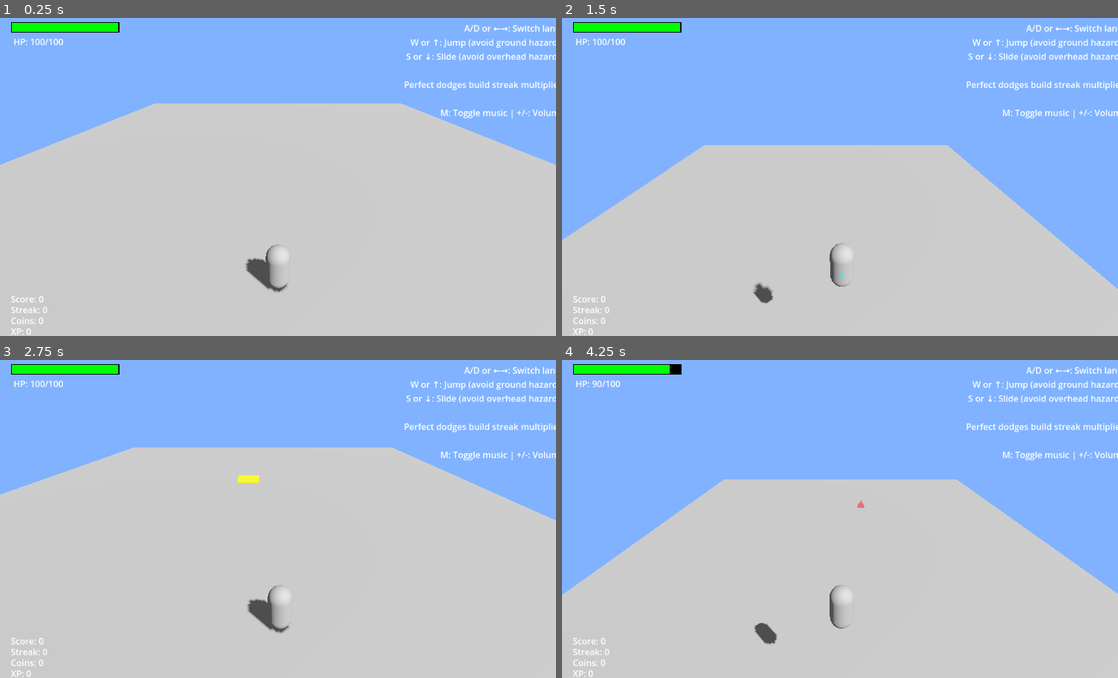
Above: before the commit, frames 1-4 (two rows, left to right).
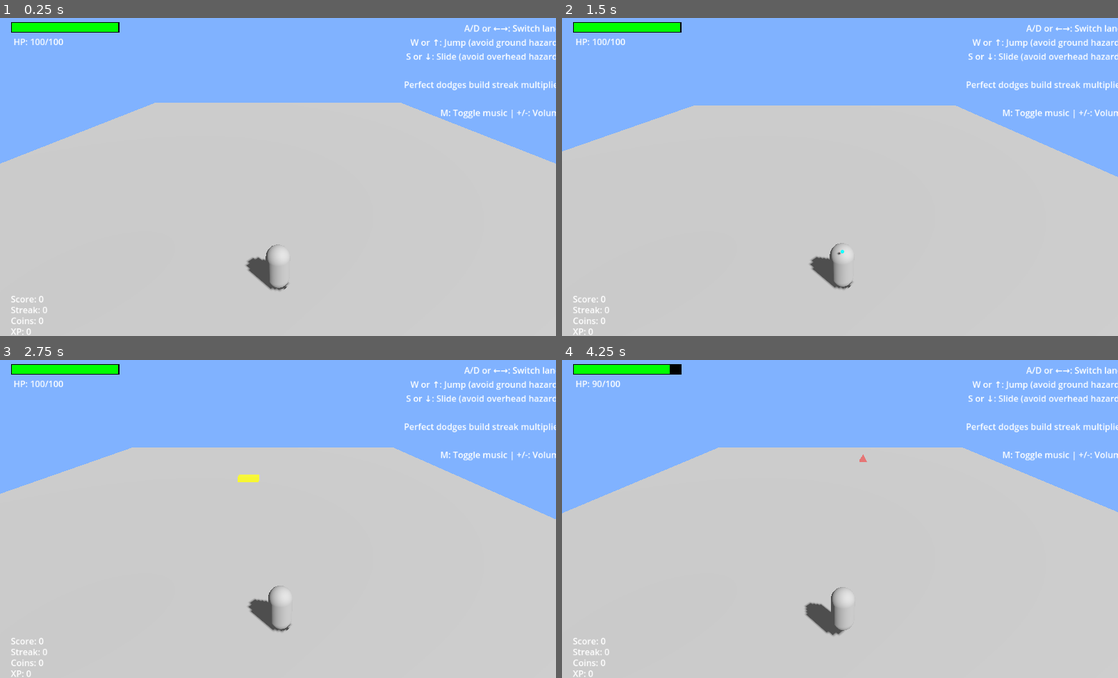
Above: after the commit, the same moments.

Repository: pnixon/godot-endless-runner-3d
Game: Godot game, scene res://Main3D.tscn
The game is run twice, just before and just after one commit, with the same random seed, the same clock (stepped at 60 frames per second) and the same inputs. Sound files missing from this copy of the repository are replaced by a short silence.
Inputs:
- Up to frame 1 (0.25 s): no input
- Up to frame 2 (1.5 s): tap Enter at 0.5 s; hold D (move_right) 0.53-1.28 s; hold Shift (slide) 0.53-1.28 s; tap Space (hop) at 0.77 s; hold S (move_backward) from 1.28 s (still down); tap E (attack) at 1.35 s
- Up to frame 3 (2.75 s): tap Space (hop) at 1.52 s; tap Shift (slide) at 1.55 s; release S (move_backward) at 2.03 s; hold D (move_right) from 2.03 s (still down); hold Shift (slide) from 2.03 s (still down)
- Up to frame 4 (4.25 s): release D (move_right) at 2.78 s; release Shift (slide) at 2.78 s; hold W (move_forward) 2.78-3.53 s; tap H at 2.85 s; tap Space (hop) at 3.02, 3.77 s; tap Shift (slide) at 3.05 s; hold A (move_left) from 3.53 s (still down); hold Shift (slide) from 3.53 s (still down); tap T at 3.6 s

The runs differ from the first frame. In frame 1, 0.3% of the frame differs, in the area x 0-100%, y 26-87%; in frame 2, 19%, in the area x 0-100%, y 27-90%; in frame 3, 0.2%; in frame 4, 15%.

Commit message:
Fix collision detection and make jumps ultra-snappy
Collision Detection Fixes:
- Made player collision shape much smaller (0.8x1.8x0.8)
- Made hazard collision shapes more precise (70% width, max 0.8)
- Added lane-based collision validation to prevent cross-lane hits
- Only process collisions when hazard and player are in same lane
- Added detailed collision debugging with position logging

Jump Physics Overhaul:
- Reduced jump velocity from 18.0 to 16.0 for shorter jumps
- Increased gravity from 2x to 3.5x default for ultra-fast falling
- Increased falling gravity multiplier from 1.5x to 2.5x
- Reduced jump duration from 0.5s to 0.3s
- Added heavy gravity even when going up (1.8x multiplier)
- Added falling speed cap (-50.0) to prevent floor clipping

Result:
- No more false collision hits from adjacent lanes
- Jumps are now ultra-responsive with quick up/down motion
- Much more precise lane-based gameplay

Diff:
--- a/EnhancedObstacle3D.gd
+++ b/EnhancedObstacle3D.gd
@@ -99,10 +99,18 @@
 
 	mesh_instance.material_override = telegraph_material
 
-	# Set up collision shape
+	# Set up collision shape - MUCH MORE PRECISE for lane-based gameplay
 	var shape = BoxShape3D.new()
-	shape.size = Vector3(hazard_data.size.x, hazard_data.size.y, 1.0)  # Convert 2D size to 3D
+	# Make collision shapes smaller and more precise
+	var precise_size = Vector3(
+		min(hazard_data.size.x * 0.7, 0.8),  # Narrower width, max 0.8
+		hazard_data.size.y * 0.8,            # Slightly shorter height
+		0.8                                   # Consistent depth
+	)
+	shape.size = precise_size
 	collision_shape.shape = shape
+
+	print("Hazard collision size: ", precise_size, " at position: ", position)
 
 	# Set telegraph timer
 	telegraph_timer = hazard_data.telegraph_time
--- a/Main3D.tscn
+++ b/Main3D.tscn
@@ -4,7 +4,7 @@
 [ext_resource type="Script" path="res://Player3D.gd" id="2"]
 
 [sub_resource type="BoxShape3D" id="BoxShape3D_1"]
-size = Vector3(1, 2, 1)
+size = Vector3(0.8, 1.8, 0.8)
 
 [sub_resource type="CapsuleMesh" id="CapsuleMesh_1"]
 radius = 0.5
--- a/Player3D.gd
+++ b/Player3D.gd
@@ -7,9 +7,9 @@
 signal coin_collected
 signal xp_collected
 
-# 3D Movement constants - CRUNCHY SETTINGS
+# 3D Movement constants - ULTRA-CRUNCHY SETTINGS
 const SPEED = 12.0  # Faster base speed
-const JUMP_VELOCITY = 18.0  # Higher initial jump velocity
+const JUMP_VELOCITY = 16.0  # Reduced for quicker, less floaty jumps
 const SLIDE_VELOCITY = -12.0  # Faster slide
 
 # Lane positions (X coordinates)
@@ -27,8 +27,8 @@
 var is_sliding = false
 var jump_timer = 0.0
 var slide_timer = 0.0
-const JUMP_DURATION = 0.5  # Shorter jump duration for snappier feel
-const SLIDE_DURATION = 0.4  # Shorter slide for snappier feel
+const JUMP_DURATION = 0.3  # Much shorter jump duration for ultra-snappy feel
+const SLIDE_DURATION = 0.3  # Shorter slide for snappier feel
 
 # Movement smoothing - CRUNCHY SETTINGS
 var movement_speed = 35.0  # Much faster lateral movement
@@ -60,9 +60,10 @@
 var detection_area: Area3D
 var detection_shape: CollisionShape3D
 
-# Get gravity from the project settings and enhance it for crunchier jumps
-var gravity = ProjectSettings.get_setting("physics/3d/default_gravity") * 2.0  # Double gravity for less floaty feel
-var jump_gravity_multiplier = 1.5  # Extra gravity when falling from jump
+# Get gravity from the project settings and enhance it for ultra-crunchy jumps
+var gravity = ProjectSettings.get_setting("physics/3d/default_gravity") * 3.5  # Much higher gravity
+var jump_gravity_multiplier = 2.5  # Heavy extra gravity when falling from jump
+var coyote_time = 0.1  # Brief moment to still jump after leaving ground
 
 func _ready():
 	add_to_group("player")
@@ -89,14 +90,14 @@
 	# Connect the area detection signal
 	detection_area.area_entered.connect(_on_hazard_area_entered)
 
-	# Set up collision shape
+	# Set up collision shape - MUCH MORE PRECISE for lane-based gameplay
 	var shape = BoxShape3D.new()
-	shape.size = Vector3(1.0, 2.0, 1.0)
+	shape.size = Vector3(0.8, 1.8, 0.8)  # Smaller, more precise collision
 	$CollisionShape3D.shape = shape
 
-	# Use the same shape for detection area
+	# Detection area should be even more precise - only detect in same lane
 	var detection_shape_resource = BoxShape3D.new()
-	detection_shape_resource.size = Vector3(1.2, 2.2, 1.2)  # Slightly larger
+	detection_shape_resource.size = Vector3(0.9, 1.9, 0.9)  # Just slightly larger than player
 	detection_shape.shape = detection_shape_resource
 
 	# Create stamina bar
@@ -232,10 +233,13 @@
 	print("========================")
 
 func _physics_process(delta):
-	# Handle enhanced gravity for crunchy jumps
+	# Handle ULTRA-enhanced gravity for non-floaty jumps
 	if not is_on_floor():
-		var gravity_multiplier = jump_gravity_multiplier if velocity.y < 0 else 1.0
+		var gravity_multiplier = jump_gravity_multiplier if velocity.y < 0 else 1.8  # Heavy gravity even going up
 		velocity.y -= gravity * gravity_multiplier * delta
+
+		# Cap falling speed to prevent going through floor
+		velocity.y = max(velocity.y, -50.0)
 
 	# Update timers
 	movement_cooldown -= delta
@@ -536,6 +540,28 @@
 	print("Area name: ", area.name)
 	print("Player health before: ", current_health, "/", MAX_HEALTH)
 
+	# LANE-BASED COLLISION VALIDATION
+	# Check if hazard is actually in the same lane as player
+	var hazard_position = area.global_position
+	var player_position = global_position
+
+	# Calculate which lane the hazard is in
+	var hazard_lane = -1
+	var min_distance = 999.0
+	for i in range(LANE_POSITIONS.size()):
+		var distance = abs(hazard_position.x - LANE_POSITIONS[i])
+		if distance < min_distance:
+			min_distance = distance
+			hazard_lane = i
+
+	# Only process collision if hazard is in same lane as player
+	if hazard_lane != current_lane:
+		print("COLLISION IGNORED - Hazard in lane ", hazard_lane, " but player in lane ", current_lane)
+		print("Hazard X: ", hazard_position.x, " Player X: ", player_position.x)
+		return
+
+	print("VALID COLLISION - Both in lane ", current_lane)
+
 	# Handle different types of obstacles/pickups
 	if area.has_method("get_hazard_type"):
 		var hazard_type = area.get_hazard_type()
Not shown, added: CRUNCHINESS_IMPROVEMENTS.md
